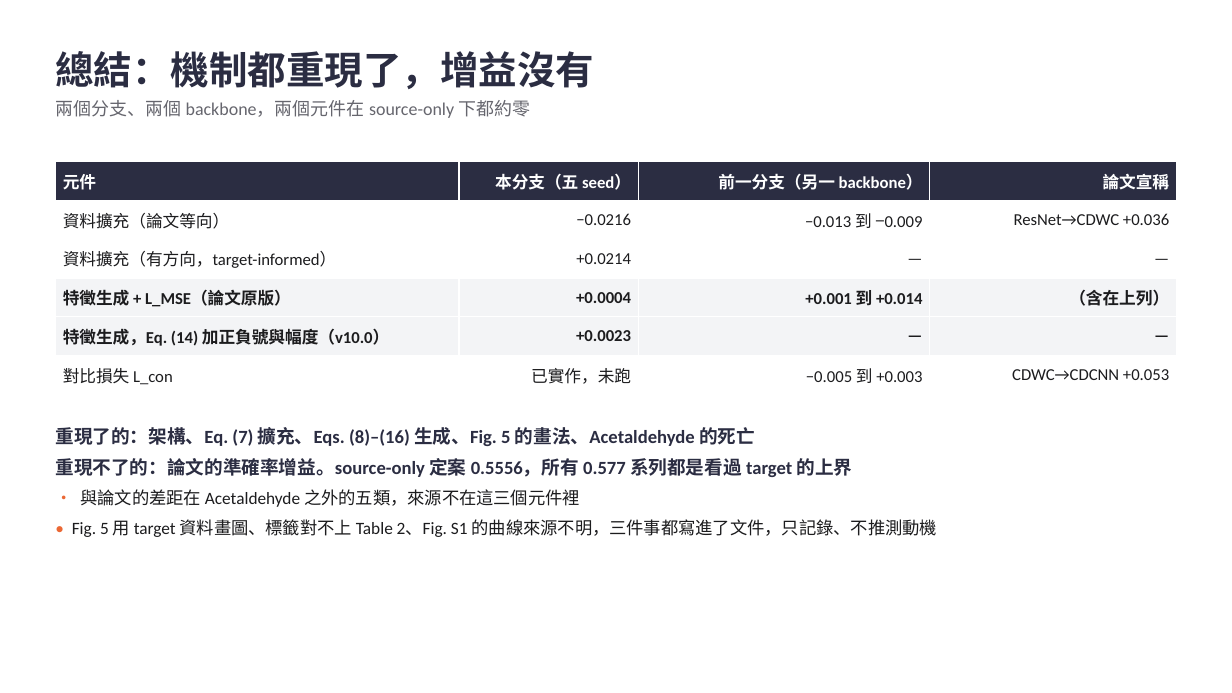
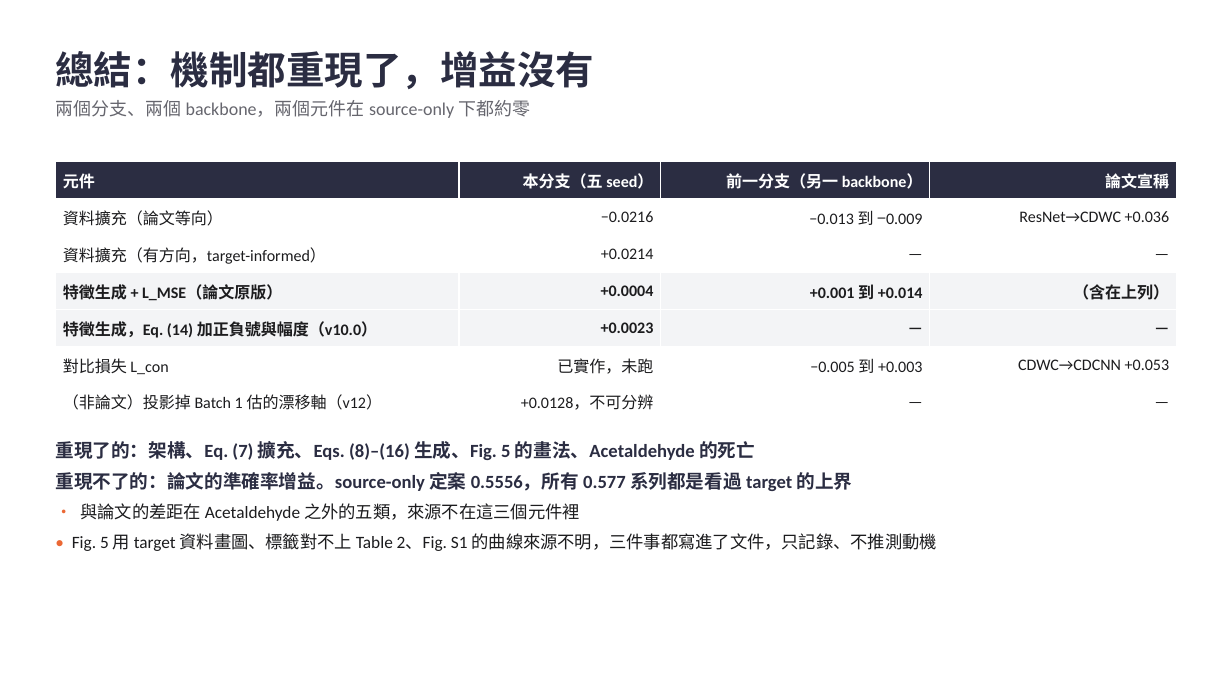
Before and after one commit to wintera1233/cdcnn, a slide deck: slide 15 of reports/cdcnn-implementation-issues.pptx (slide 14 before the commit). Drawn at 1232x693 pixels with LibreOffice and Linux fonts; fonts in the diff are those of the drawing. Boxes give left, top, right and bottom in pixels: in the first picture for what was removed or moved away, otherwise in the second. Text is boxed around its words. In the diff, an @@ line names an element or a change of style, - is before the commit and + after.

```diff
--- a/reports/cdcnn-implementation-issues.pptx
+++ b/reports/cdcnn-implementation-issues.pptx
@@ table at [55,162,1177,421] @@
+row 7: （非論文）投影掉 Batch 1 估的漂移軸（v12） | +0.0128，不可分辨 | — | —
@@ text "重現了的：架構、Eq. (7) 擴充、Eqs. (8)–(16) 生成、Fig. ...": place and size @@
-text "重現了的：架構、Eq. (7) 擴充、Eqs. (8)–(16) 生成、Fig. ..." at [55,427,938,537]
+text "重現了的：架構、Eq. (7) 擴充、Eqs. (8)–(16) 生成、Fig. ..." at [55,441,937,551]
```
Also in this commit, not shown: 2 other slides changed, 2 slides added, 2 other files.
